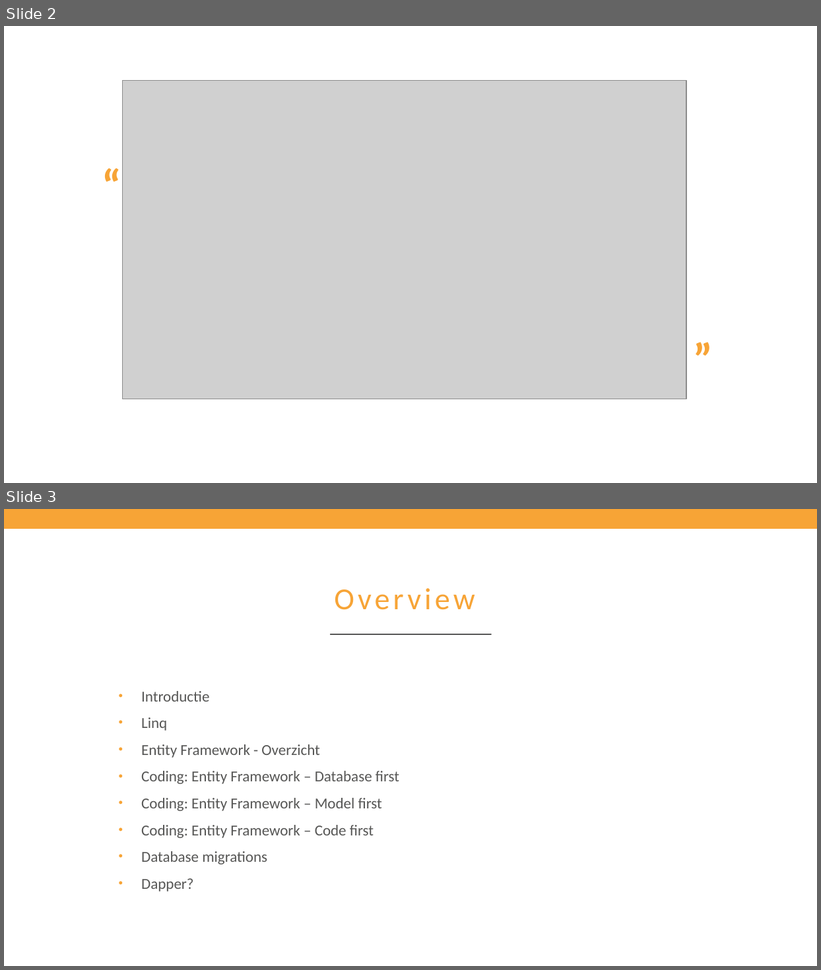
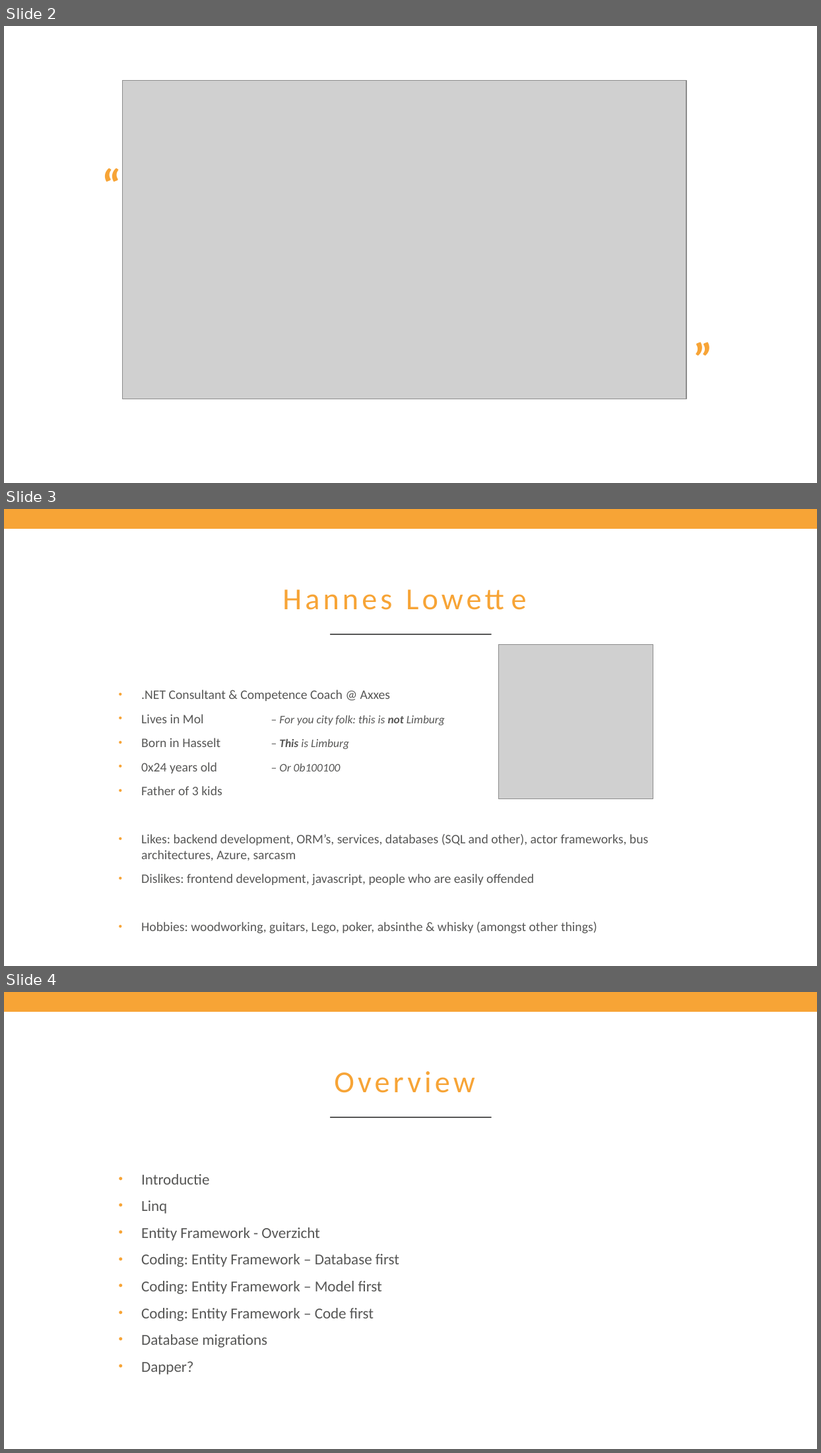
Before and after one commit to Belenar/DotnetDataAccess, a slide deck: DotnetDataAccess.pptx. Shown one above the other, each under a label of ours: slides 2 and 3 before the commit, slides 2, 3 and 4 after it. The pictures are 821x970 and 821x1453 pixels, drawn with LibreOffice and Linux fonts; fonts in the diff are those of the drawing; grey boxes stand for pictures; background and template pictures are left out. Boxes give left, top, right and bottom in pixels: in the first picture for what was removed or moved away, otherwise in the second. Text is boxed around its words. In the diff, an @@ line names an element or a change of style, - is before the commit and + after.

Commit message:
Added 'about' slide

```diff
--- a/DotnetDataAccess.pptx
+++ b/DotnetDataAccess.pptx
@@ slide 3 added at (4, 509, 817, 966), background #FFFFFF; not listed: 2 template elements that a slide beside it also shows @@
@@ title added at (113, 574, 698, 621), 27 pt, text #F7A436 @@
+Hannes Lowette
@@ picture added at (498, 645, 653, 799) @@
@@ text added at (141, 690, 648, 934), 11.5 pt, text #575756 @@
+• .NET Consultant & Competence Coach @ Axxes
+• Lives in Mol – For you city folk: this is not Limburg
+• Born in Hasselt – This is Limburg
+• 0x24 years old – Or 0b100100
+• Father of 3 kids
+• Likes: backend development, ORM’s, services, databases (SQL and other), actor frameworks, bus architectures, Azure, sarcasm
+• Dislikes: frontend development, javascript, people who are easily offended
+• Hobbies: woodworking, guitars, Lego, poker, absinthe & whisky (amongst other things)
@@ what was slide 3 is now slide 4 @@
```
